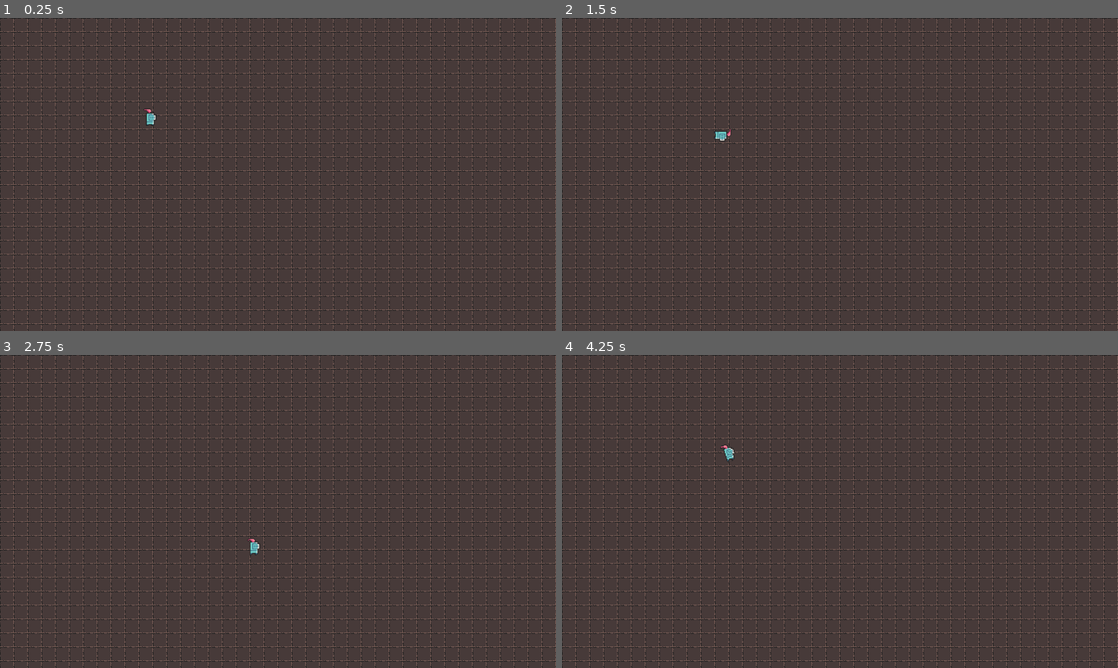
Above: before the commit, frames 1-4 (two rows, left to right).
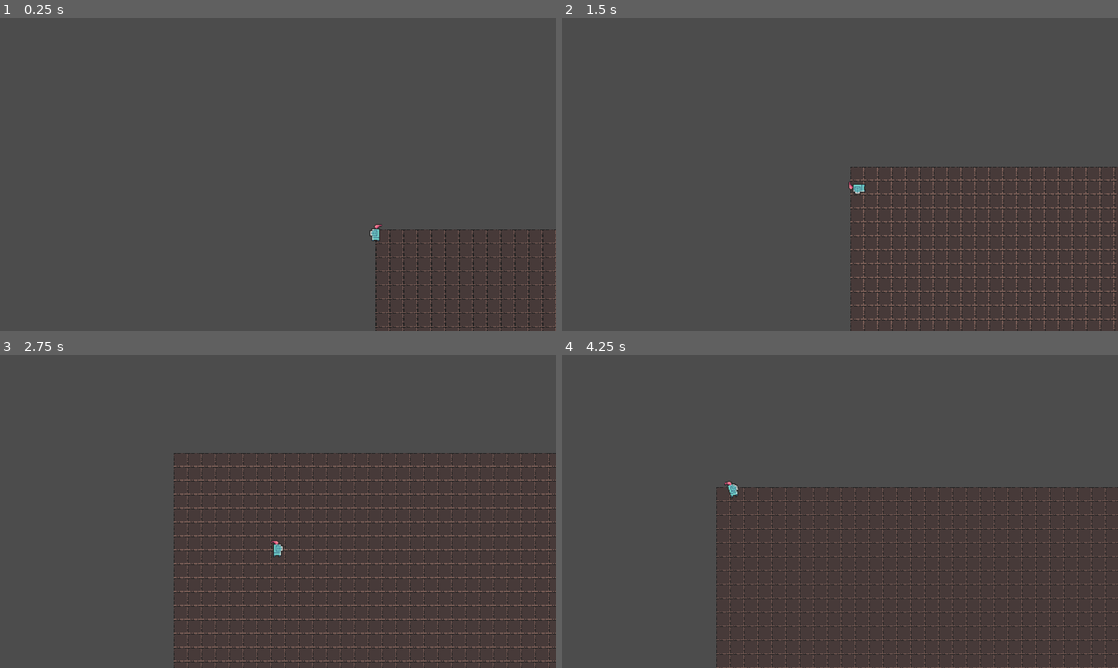
Above: after the commit, the same moments.

Repository: CaptainJiggles11/SpeedQuest
Game: Godot game, scene res://scenes/test.tscn
Same seed, same stepped clock (60 frames per second), same inputs: the game is played once before the commit and once after it.
Inputs (mouse positions are in pixels of both pictures, inside the frame that each line leads up to):
- Up to frame 1 (0.25 s): no input
- Up to frame 2 (1.5 s): move the mouse to (962, 158) at 0.52 s; hold Right (ui_right) 0.53-1.28 s; hold Shift (roll) 0.53-1.28 s; move the mouse to (728, 190) at 1.27 s; hold Down (ui_down) from 1.28 s (still down); tap Shift (roll) at 1.35 s
- Up to frame 3 (2.75 s): move the mouse to (333, 442) at 2.02 s; release Down (ui_down) at 2.03 s; hold Right (ui_right) from 2.03 s (still down); hold Shift (roll) from 2.03 s (still down)
- Up to frame 4 (4.25 s): move the mouse to (812, 574) at 2.77 s; release Right (ui_right) at 2.78 s; release Shift (roll) at 2.78 s; hold Up (ui_up) 2.78-3.53 s; tap Shift (roll) at 2.85 s; move the mouse to (1006, 558) at 3.52 s; hold Left (ui_left) from 3.53 s (still down); hold Shift (roll) from 3.53 s (still down)

The runs differ from the first frame. In frame 1, 14% of the frame differs, in the area x 0-100%, y 0-100%; in frame 2, 18%; in frame 3, 17%; in frame 4, 18%.

Commit message:
Added Camera Controls
hierarchy may need looking at

Diff:
--- a/project.godot
+++ b/project.godot
@@ -18,6 +18,10 @@
 config/name="speedquest"
 run/main_scene="res://scenes/test.tscn"
 config/icon="res://icon.png"
+
+[autoload]
+
+Global="*res://scripts/Global.gd"
 
 [display]
 
--- a/scenes/test.tscn
+++ b/scenes/test.tscn
@@ -1,11 +1,11 @@
-[gd_scene load_steps=31 format=2]
+[gd_scene load_steps=33 format=2]
 
 [ext_resource path="res://art/sprites/environment/background/16x16 dungeon ii wall reconfig v04 spritesheet.png" type="Texture" id=1]
 [ext_resource path="res://art/packs/0x72_DungeonTilesetII_v1.4/frames/knight_f_run_anim_f2.png" type="Texture" id=2]
 [ext_resource path="res://art/packs/0x72_DungeonTilesetII_v1.4/frames/knight_f_run_anim_f1.png" type="Texture" id=3]
 [ext_resource path="res://art/packs/0x72_DungeonTilesetII_v1.4/frames/knight_f_run_anim_f3.png" type="Texture" id=4]
 [ext_resource path="res://art/packs/0x72_DungeonTilesetII_v1.4/frames/knight_f_run_anim_f0.png" type="Texture" id=5]
-[ext_resource path="res://scenes/Player.gd" type="Script" id=6]
+[ext_resource path="res://scripts/Player.gd" type="Script" id=6]
 [ext_resource path="res://art/packs/0x72_DungeonTilesetII_v1.4/frames/knight_f_idle_anim_f2.png" type="Texture" id=7]
 [ext_resource path="res://art/packs/0x72_DungeonTilesetII_v1.4/frames/knight_f_idle_anim_f1.png" type="Texture" id=8]
 [ext_resource path="res://art/packs/0x72_DungeonTilesetII_v1.4/frames/knight_f_idle_anim_f0.png" type="Texture" id=9]
@@ -27,6 +27,8 @@
 [ext_resource path="res://art/packs/0x72_DungeonTilesetII_v1.4/frames/jaime_test/knight_f_roll_anim16.png" type="Texture" id=25]
 [ext_resource path="res://art/packs/0x72_DungeonTilesetII_v1.4/frames/jaime_test/knight_f_roll_anim5.png" type="Texture" id=26]
 [ext_resource path="res://art/packs/0x72_DungeonTilesetII_v1.4/frames/jaime_test/knight_f_roll_anim10.png" type="Texture" id=27]
+[ext_resource path="res://scripts/PlayerCam.gd" type="Script" id=28]
+[ext_resource path="res://scripts/Global.gd" type="Script" id=29]
 
 [sub_resource type="TileSet" id=1]
 0/name = "16x16 dungeon ii wall reconfig v04 spritesheet.png 0"
@@ -73,6 +75,7 @@
 } ]
 
 [node name="Game" type="Node2D"]
+script = ExtResource( 29 )
 
 [node name="TileMap" type="TileMap" parent="."]
 tile_set = SubResource( 1 )
@@ -82,18 +85,24 @@
 
 [node name="Player" type="Node2D" parent="."]
 script = ExtResource( 6 )
-my_class = 1
+__meta__ = {
+"_edit_group_": true
+}
 
 [node name="RigidBody2D" type="RigidBody2D" parent="Player"]
-position = Vector2( 173, 110 )
 gravity_scale = 0.0
 
 [node name="CollisionShape2D" type="CollisionShape2D" parent="Player/RigidBody2D"]
 position = Vector2( 0, 8 )
-shape = SubResource( 3 )
+shape = SubResource( 2 )
 
 [node name="AnimatedSprite" type="AnimatedSprite" parent="Player/RigidBody2D"]
-frames = SubResource( 2 )
+frames = SubResource( 3 )
 animation = "roll"
 frame = 18
 playing = true
+
+[node name="PlayerCam" type="Camera2D" parent="."]
+current = true
+smoothing_enabled = true
+script = ExtResource( 28 )
--- /dev/null
+++ b/scripts/Global.gd
@@ -0,0 +1,39 @@
+extends Node
+
+var current_scene = null
+var player_position
+func _ready():
+	var root = get_tree().root
+	current_scene = root.get_child(root.get_child_count() - 1)
+
+func _process(delta):
+	player_position = get_tree().get_root().get_node("Game").get_node("Player").get_node("RigidBody2D").position
+
+func goto_scene(path):
+	# This function will usually be called from a signal callback,
+	# or some other function in the current scene.
+	# Deleting the current scene at this point is
+	# a bad idea, because it may still be executing code.
+	# This will result in a crash or unexpected behavior.
+
+	# The solution is to defer the load to a later time, when
+	# we can be sure that no code from the current scene is running:
+
+	call_deferred("_deferred_goto_scene", path)
+
+
+func _deferred_goto_scene(path):
+	# It is now safe to remove the current scene
+	current_scene.free()
+
+	# Load the new scene.
+	var s = ResourceLoader.load(path)
+
+	# Instance the new scene.
+	current_scene = s.instance()
+
+	# Add it to the active scene, as child of root.
+	get_tree().root.add_child(current_scene)
+
+	# Optionally, to make it compatible with the SceneTree.change_scene() API.
+	get_tree().current_scene = current_scene
--- a/scenes/Player.gd
+++ b/scripts/Player.gd
@@ -9,6 +9,7 @@
 var inventory = []
 var rb
 var sprite
+
 
 #Player States
 var player_facing = [["topleft", "left", "bottomleft"],["top","idle","bottom"],["top right","right","bottom right"]]
@@ -26,6 +27,7 @@
 	rb = get_node("RigidBody2D")
 	sprite = get_node("RigidBody2D/AnimatedSprite")
 
+
 	match my_class:
 		character_class.melee:
 			print("melee")
@@ -40,11 +42,12 @@
 	movement()
 
 	#print(input_velocity.x+1,input_velocity.y+1)
-	print(player_facing[input_velocity.x+1][input_velocity.y+1])
+	#print(player_facing[input_velocity.x+1][input_velocity.y+1])
 
 func movement():
 	input_velocity = Vector2.ZERO
 	player_position = rb.position
+
 
 	#Roll Mechanic-- gives a burst of speed and intangibility on press.
 	if can_roll == true:
@@ -69,15 +72,17 @@
 		#Actually sets rigidbody velocity.
 		rb.linear_velocity = input_velocity.normalized() * walk_speed * 100
 
+		#Flips character x according to mouse position.
+		if get_viewport().get_mouse_position().x < get_viewport_rect().size.x/2:
+			sprite.flip_h = true
+		else:
+			sprite.flip_h = false
+
 		#If the player isn't pressing either movement keys, play idle animation.
 		if abs(input_velocity.x) < 1 and abs(input_velocity.y) < 1:
 			sprite.animation = "idle"
-		else: #If moving, set walking animation and flip player according to relative mouse location.
+		else: #If moving, set walking animation.
 			sprite.animation = "right"
-			if get_viewport().get_mouse_position().x < player_position.x:
-				sprite.flip_h = true
-			else:
-				sprite.flip_h = false
 
 	else: #If rolling
 		#Slow down after the initial burst of speed from pressing roll.
--- /dev/null
+++ b/scripts/PlayerCam.gd
@@ -0,0 +1,14 @@
+extends Camera2D
+
+# Called when the node enters the scene tree for the first time.
+func _ready():
+	pass # Replace with function body.
+
+# Called every frame. 'delta' is the elapsed time since the previous frame.
+func _process(delta):
+	var mouse_pos = get_viewport().get_mouse_position()
+	var player_pos = get_node("/root/Global").player_position
+
+	#position = Vector2(player_pos.x - mouse_pos.x, player_pos.y - mouse_pos.y)
+	position = Vector2(player_pos.x,player_pos.y) + Vector2( mouse_pos.x - get_viewport_rect().size.x/2 , mouse_pos.y - get_viewport_rect().size.y/2)/2
+	pass
Not shown: 1 places in scenes/test.tscn that only renumber resources
